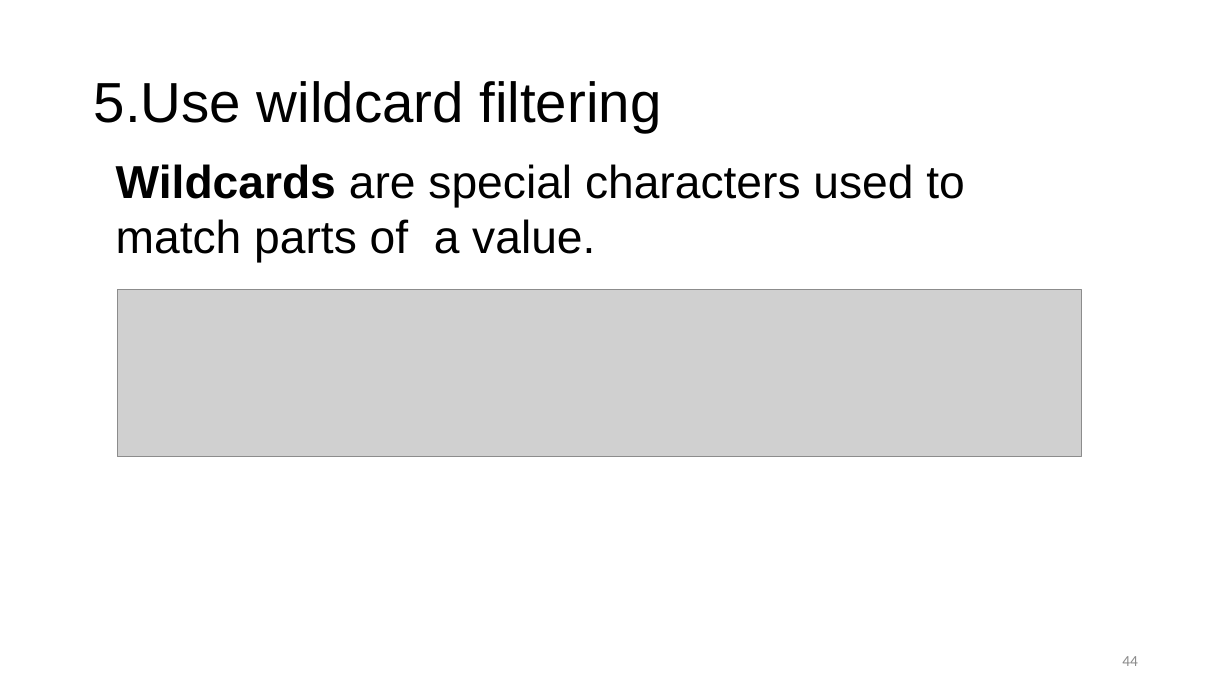
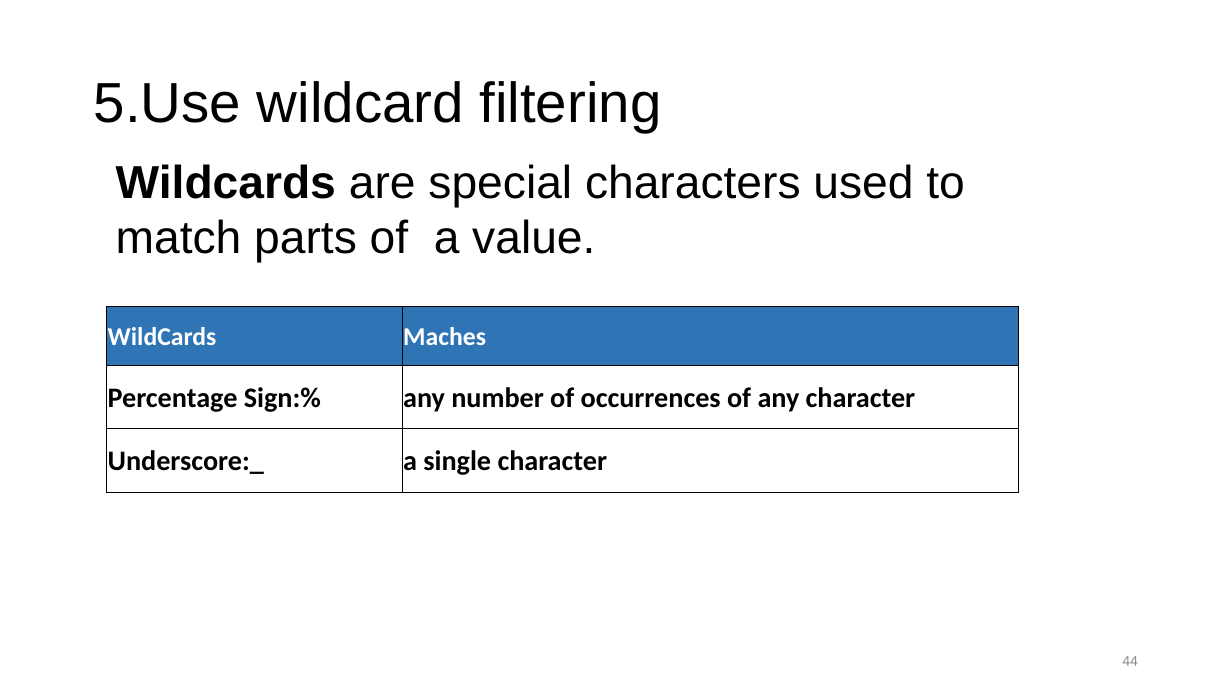
Before and after one commit to hgao62/sql_tutorial, a slide deck: slide 44 of SQL_PPT_2025.pptx. Drawn at 1232x693 pixels with LibreOffice and Linux fonts; fonts in the diff are those of the drawing; grey boxes stand for pictures. Boxes give left, top, right and bottom in pixels: in the first picture for what was removed or moved away, otherwise in the second. Text is boxed around its words. In the diff, an @@ line names an element or a change of style, - is before the commit and + after.

```diff
--- a/SQL_PPT_2025.pptx
+++ b/SQL_PPT_2025.pptx
@@ picture removed at (117, 289, 1081, 457) @@
@@ table added at (106, 307, 1019, 493), 3 rows, 2 columns @@
+WildCards | Maches
+Percentage Sign:% | any number of occurrences of any character
+Underscore:_ | a single character
```
Also in this commit, not shown: 11 other slides changed, 3 slides added, 9 other files.
